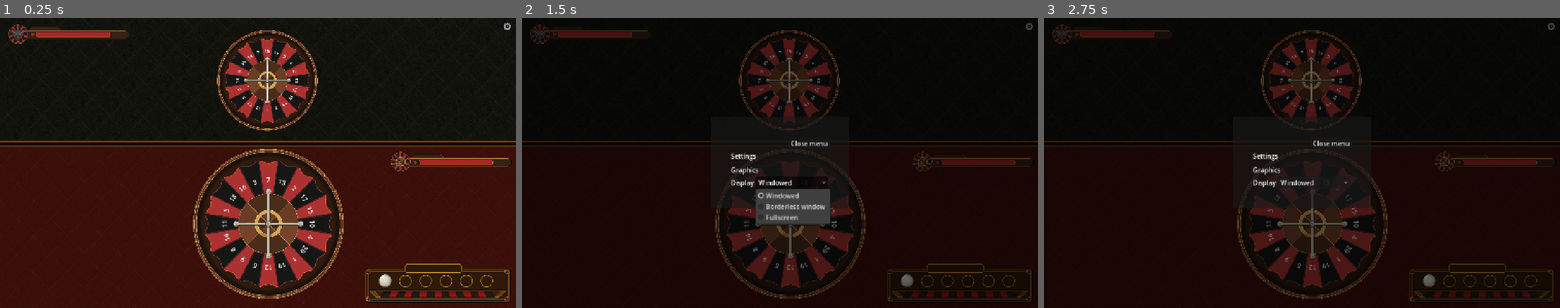
Above: before the commit, frames 1-3 (left to right).
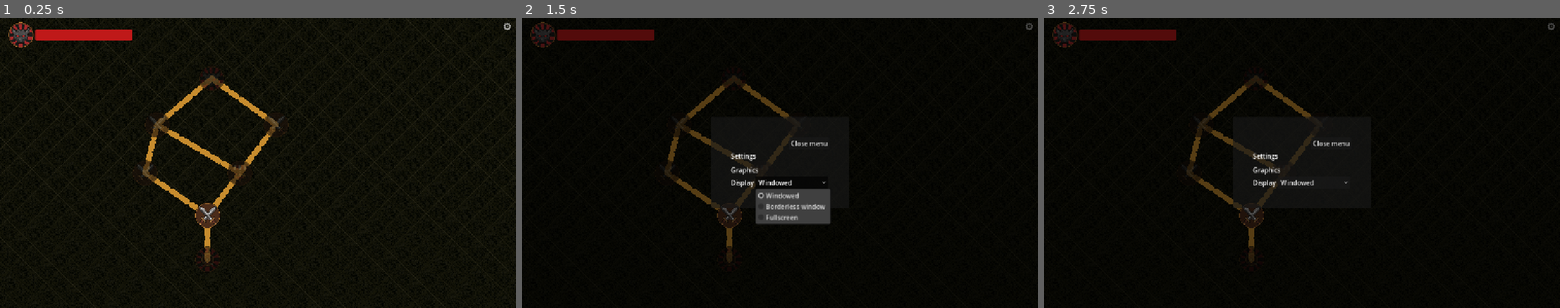
Above: after the commit, the same moments.

Repository: mgrass-dev/spin-it
Game: Godot game, scene res://scenes/map.tscn
Two runs of this game, one before a commit and one after it. Both use one fixed random seed, a clock stepped at 60 frames per second and the inputs below. Before the commit the project starts from res://scenes/main.tscn.
Inputs:
- Up to frame 1 (0.25 s): no input
- Up to frame 2 (1.5 s): click "⚙" at 0.5 s; click "Windowed" at 1.25 s
- Up to frame 3 (2.75 s): click "⚙" at 2 s

The runs differ from the first frame. In frame 1, 57% of the frame differs, in the area x 0-100%, y 0-100%; in frame 2, 12%; in frame 3, 13%.

Commit message:
feat: add level map scene with JSON-driven node structure
- Map scene with diamond-shaped node layout (start, combats, merchant, boss)
- Level data driven by data/levels/level_1.json for future N-level support
- Dashed golden paths between nodes, node availability tracking
- GameState autoload tracks completed nodes and current combat across scenes
- Info panel with "Démarrer" button transitions to combat scene
- Combat returns to map via "Retour à la carte" button after spin completes

Diff:
--- /dev/null
+++ b/data/levels/level_1.json
@@ -0,0 +1,59 @@
+{
+    "id": 1,
+    "boss": {
+        "name": "Démon",
+        "hp": 500,
+        "max_hp": 500
+    },
+    "nodes": [
+        {
+            "id": "start",
+            "type": "start",
+            "position": [515, 600],
+            "connections": ["c1"]
+        },
+        {
+            "id": "c1",
+            "type": "combat",
+            "position": [515, 490],
+            "connections": ["c_left", "merchant"]
+        },
+        {
+            "id": "c_left",
+            "type": "combat",
+            "position": [360, 385],
+            "connections": ["c_ul"]
+        },
+        {
+            "id": "merchant",
+            "type": "merchant",
+            "position": [595, 385],
+            "connections": ["c_ul", "c_ur"]
+        },
+        {
+            "id": "c_ul",
+            "type": "combat",
+            "position": [390, 265],
+            "connections": ["boss"]
+        },
+        {
+            "id": "c_ur",
+            "type": "combat",
+            "position": [685, 265],
+            "connections": ["boss"]
+        },
+        {
+            "id": "boss",
+            "type": "boss",
+            "position": [525, 150],
+            "connections": []
+        }
+    ],
+    "enemies": {
+        "default_combat": {
+            "name": "Gobelin",
+            "hp": 50,
+            "max_hp": 50
+        }
+    }
+}
--- a/project.godot
+++ b/project.godot
@@ -11,9 +11,13 @@
 [application]
 
 config/name="Spin it"
-run/main_scene="uid://bjmfvq2gql273"
+run/main_scene="uid://c3mapscene001"
 config/features=PackedStringArray("4.6", "GL Compatibility")
 config/icon="res://icon.svg"
+
+[autoload]
+
+GameState="*res://scripts/game_state.gd"
 
 [display]
 
--- /dev/null
+++ b/scenes/map.tscn
@@ -0,0 +1,74 @@
+[gd_scene format=3 uid="uid://c3mapscene001"]
+
+[ext_resource type="Script" uid="uid://c3mapscript01" path="res://scripts/map.gd" id="1_script"]
+[ext_resource type="Texture2D" uid="uid://d3plvhbe2iqdv" path="res://sprites/map/map_fond_et_cadre.png" id="2_bg"]
+[ext_resource type="Texture2D" uid="uid://cvt7p5inj0fo" path="res://sprites/map/map_legende.png" id="3_legend"]
+[ext_resource type="Texture2D" uid="uid://bv11o5rg4hb4q" path="res://sprites/map/icone_boss.png" id="4_boss_icon"]
+[ext_resource type="PackedScene" uid="uid://bofw1sm0ss8fu" path="res://scenes/settings_menu.tscn" id="5_settings"]
+
+[node name="Map" type="Node2D"]
+script = ExtResource("1_script")
+
+[node name="Camera2D" type="Camera2D" parent="."]
+anchor_mode = 0
+
+[node name="Background" type="Sprite2D" parent="."]
+position = Vector2(640, 360)
+texture = ExtResource("2_bg")
+
+[node name="LegendPanel" type="Sprite2D" parent="."]
+position = Vector2(1093, 400)
+texture = ExtResource("3_legend")
+
+[node name="PathsLayer" type="Node2D" parent="."]
+
+[node name="NodesLayer" type="Node2D" parent="."]
+
+[node name="UILayer" type="CanvasLayer" parent="."]
+layer = 1
+
+[node name="BossSection" type="HBoxContainer" parent="UILayer"]
+offset_left = 20.0
+offset_top = 10.0
+offset_right = 340.0
+offset_bottom = 60.0
+
+[node name="BossIcon" type="TextureRect" parent="UILayer/BossSection"]
+custom_minimum_size = Vector2(46, 46)
+texture = ExtResource("4_boss_icon")
+expand_mode = 0
+stretch_mode = 4
+
+[node name="HPBar" type="ProgressBar" parent="UILayer/BossSection"]
+custom_minimum_size = Vector2(240, 28)
+size_flags_vertical = 4
+min_value = 0.0
+max_value = 100.0
+value = 100.0
+show_percentage = false
+
+[node name="InfoPanel" type="Panel" parent="UILayer"]
+offset_left = 952.0
+offset_top = 80.0
+offset_right = 1240.0
+offset_bottom = 700.0
+visible = false
+
+[node name="NodeLabel" type="Label" parent="UILayer/InfoPanel"]
+offset_left = 10.0
+offset_top = 20.0
+offset_right = 278.0
+offset_bottom = 72.0
+text = "Combat"
+horizontal_alignment = 1
+theme_override_font_sizes/font_size = 24
+
+[node name="StartButton" type="Button" parent="UILayer/InfoPanel"]
+offset_left = 44.0
+offset_top = 558.0
+offset_right = 244.0
+offset_bottom = 608.0
+text = "Démarrer"
+theme_override_font_sizes/font_size = 20
+
+[node name="SettingsMenu" parent="." instance=ExtResource("5_settings")]
--- /dev/null
+++ b/scenes/map_node.tscn
@@ -0,0 +1,6 @@
+[gd_scene format=3 uid="uid://c3mapnode0001"]
+
+[ext_resource type="Script" uid="uid://c3mapnodescr1" path="res://scripts/map_node.gd" id="1_script"]
+
+[node name="MapNode" type="Node2D"]
+script = ExtResource("1_script")
--- /dev/null
+++ b/scripts/game_state.gd
@@ -0,0 +1,13 @@
+extends Node
+
+var current_level: int = 1
+var completed_nodes: Array[String] = []
+var current_combat_node_id: String = ""
+
+func start_combat(node_id: String) -> void:
+	current_combat_node_id = node_id
+
+func complete_current_combat() -> void:
+	if current_combat_node_id != "" and current_combat_node_id not in completed_nodes:
+		completed_nodes.append(current_combat_node_id)
+	current_combat_node_id = ""
--- a/scripts/main.gd
+++ b/scripts/main.gd
@@ -87,5 +87,19 @@
 	damage_display.show_damage(item.modifier)
 
 func _on_damage_applied(_amount: int) -> void:
+	GameState.complete_current_combat()
 	ball.return_to_slot()
 	ball.visible = true
+	_show_return_button()
+
+func _show_return_button() -> void:
+	var canvas := CanvasLayer.new()
+	canvas.layer = 15
+	add_child(canvas)
+	var btn := Button.new()
+	btn.text = "Retour à la carte"
+	btn.position = Vector2(490, 628)
+	btn.size = Vector2(300, 48)
+	btn.add_theme_font_size_override("font_size", 20)
+	btn.pressed.connect(func(): get_tree().change_scene_to_file("res://scenes/map.tscn"))
+	canvas.add_child(btn)
--- /dev/null
+++ b/scripts/map.gd
@@ -0,0 +1,137 @@
+extends Node2D
+
+const LEVEL_PATH := "res://data/levels/level_%d.json"
+const MAP_NODE_SCENE := preload("res://scenes/map_node.tscn")
+
+const PATH_COLOR := Color(0.78, 0.55, 0.18)
+const PATH_WIDTH := 14.0
+const DASH_LEN := 18.0
+const GAP_LEN := 12.0
+
+@onready var paths_layer: Node2D = $PathsLayer
+@onready var nodes_layer: Node2D = $NodesLayer
+@onready var boss_hp_bar: ProgressBar = $UILayer/BossSection/HPBar
+@onready var info_panel: Control = $UILayer/InfoPanel
+@onready var node_label: Label = $UILayer/InfoPanel/NodeLabel
+@onready var start_button: Button = $UILayer/InfoPanel/StartButton
+
+var level_data: Dictionary = {}
+var map_nodes: Dictionary = {}
+var selected_node: MapNode = null
+
+func _ready() -> void:
+	_style_hp_bar()
+	info_panel.visible = false
+	start_button.pressed.connect(_on_start_pressed)
+	_load_level(GameState.current_level)
+
+func _style_hp_bar() -> void:
+	var fill := StyleBoxFlat.new()
+	fill.bg_color = Color(0.75, 0.1, 0.1)
+	fill.set_corner_radius_all(4)
+	boss_hp_bar.add_theme_stylebox_override("fill", fill)
+	var bg := StyleBoxFlat.new()
+	bg.bg_color = Color(0.15, 0.05, 0.05)
+	bg.set_corner_radius_all(4)
+	boss_hp_bar.add_theme_stylebox_override("background", bg)
+
+func _load_level(level_id: int) -> void:
+	var path := LEVEL_PATH % level_id
+	var file := FileAccess.open(path, FileAccess.READ)
+	if not file:
+		push_error("Cannot load level: " + path)
+		return
+	var json := JSON.new()
+	json.parse(file.get_as_text())
+	level_data = json.get_data()
+	file.close()
+	_build_map()
+
+func _build_map() -> void:
+	if "boss" in level_data:
+		boss_hp_bar.max_value = level_data["boss"]["max_hp"]
+		boss_hp_bar.value = level_data["boss"]["hp"]
+	_draw_paths()
+	_create_nodes()
+	_apply_state()
+
+func _draw_paths() -> void:
+	for node_data in level_data["nodes"]:
+		var from := Vector2(node_data["position"][0], node_data["position"][1])
+		for target_id: String in node_data["connections"]:
+			var target := _find_node_data(target_id)
+			if target.is_empty():
+				continue
+			var to := Vector2(target["position"][0], target["position"][1])
+			_draw_dashed_line(from, to)
+
+func _draw_dashed_line(from: Vector2, to: Vector2) -> void:
+	var total := from.distance_to(to)
+	var dir := (to - from).normalized()
+	var drawn := 0.0
+	var step := DASH_LEN + GAP_LEN
+	while drawn < total:
+		var p0 := from + dir * drawn
+		var p1 := from + dir * minf(drawn + DASH_LEN, total)
+		var seg := Line2D.new()
+		seg.width = PATH_WIDTH
+		seg.default_color = PATH_COLOR
+		seg.begin_cap_mode = Line2D.LINE_CAP_ROUND
+		seg.end_cap_mode = Line2D.LINE_CAP_ROUND
+		seg.add_point(p0)
+		seg.add_point(p1)
+		paths_layer.add_child(seg)
+		drawn += step
+
+func _create_nodes() -> void:
+	for node_data in level_data["nodes"]:
+		var mn := MAP_NODE_SCENE.instantiate() as MapNode
+		nodes_layer.add_child(mn)
+		var pos := Vector2(node_data["position"][0], node_data["position"][1])
+		mn.setup(node_data["id"], node_data["type"], pos)
+		mn.node_selected.connect(_on_node_selected)
+		map_nodes[node_data["id"]] = mn
+
+func _apply_state() -> void:
+	for id: String in map_nodes:
+		var mn := map_nodes[id] as MapNode
+		mn.set_state(
+			_is_node_available(id),
+			id in GameState.completed_nodes
+		)
+
+func _is_node_available(node_id: String) -> bool:
+	if node_id in GameState.completed_nodes:
+		return false
+	if node_id == "start":
+		return false
+	for node_data in level_data["nodes"]:
+		if node_id in node_data.get("connections", []):
+			var parent_id: String = node_data["id"]
+			if parent_id == "start" or parent_id in GameState.completed_nodes:
+				return true
+	return false
+
+func _find_node_data(id: String) -> Dictionary:
+	for node_data in level_data["nodes"]:
+		if node_data["id"] == id:
+			return node_data
+	return {}
+
+func _on_node_selected(mn: MapNode) -> void:
+	selected_node = mn
+	info_panel.visible = true
+	node_label.text = _type_label(mn.node_type)
+
+func _type_label(type: String) -> String:
+	match type:
+		"combat": return "Combat"
+		"boss": return "Boss Final"
+		"merchant": return "Marchand"
+		_: return ""
+
+func _on_start_pressed() -> void:
+	if selected_node == null:
+		return
+	GameState.start_combat(selected_node.node_id)
+	get_tree().change_scene_to_file("res://scenes/main.tscn")
--- /dev/null
+++ b/scripts/map_node.gd
@@ -0,0 +1,46 @@
+extends Node2D
+class_name MapNode
+
+signal node_selected(map_node: MapNode)
+
+const ICON_TEXTURES := {
+	"combat": "res://sprites/map/icone_combat.png",
+	"boss": "res://sprites/map/icone_boss.png",
+	"merchant": "res://sprites/map/icone_marchand.png",
+	"start": "res://sprites/map/icone_départ.png",
+}
+
+const NODE_RADIUS := 48.0
+
+var node_id: String = ""
+var node_type: String = "combat"
+var is_available: bool = false
+var is_completed: bool = false
+
+func setup(id: String, type: String, pos: Vector2) -> void:
+	node_id = id
+	node_type = type
+	position = pos
+
+	var sprite := Sprite2D.new()
+	sprite.texture = load(ICON_TEXTURES.get(type, ICON_TEXTURES["combat"]))
+	add_child(sprite)
+
+func set_state(available: bool, completed: bool) -> void:
+	is_available = available
+	is_completed = completed
+	if completed:
+		modulate = Color(0.5, 0.5, 0.5, 0.85)
+	elif available:
+		modulate = Color.WHITE
+	else:
+		modulate = Color(0.35, 0.35, 0.35, 0.65)
+
+func _unhandled_input(event: InputEvent) -> void:
+	if not is_available:
+		return
+	if not (event is InputEventMouseButton and event.pressed and event.button_index == MOUSE_BUTTON_LEFT):
+		return
+	if get_local_mouse_position().length() <= NODE_RADIUS:
+		node_selected.emit(self)
+		get_viewport().set_input_as_handled()
Not shown, added: scripts/game_state.gd.uid
Not shown, added: scripts/map.gd.uid
Not shown, added: scripts/map_node.gd.uid
